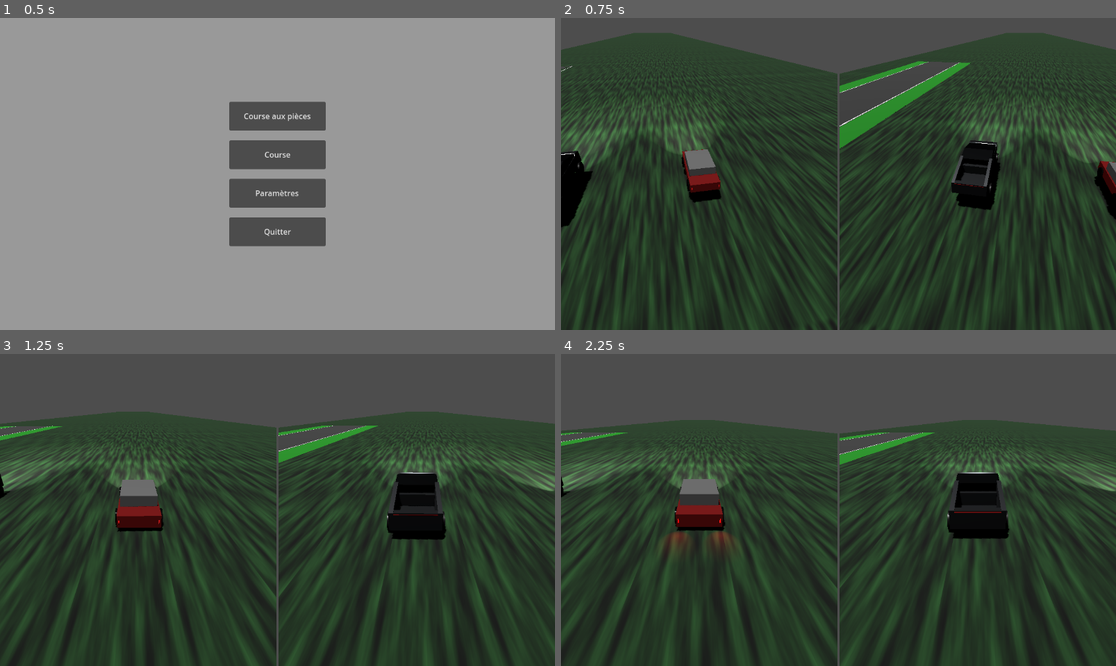
Above: before the commit, frames 1-4 (two rows, left to right).
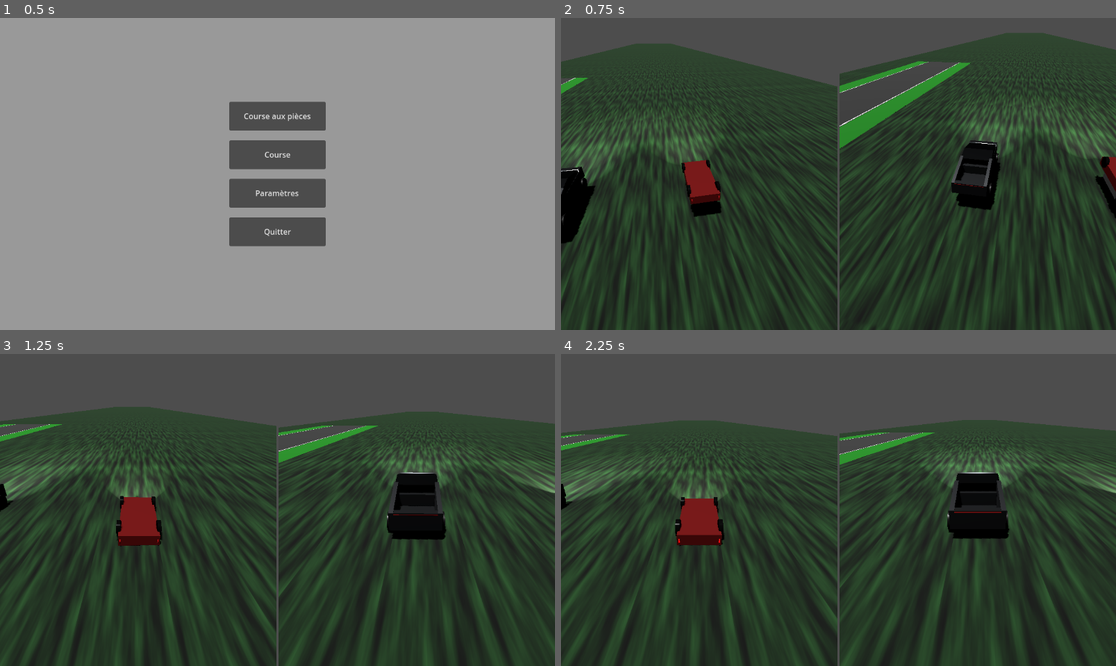
Above: after the commit, the same moments.

Repository: AntoineT01/Cyber-Race
Game: Godot game, scene res://Interface/main_menu.tscn
Two runs of this game, one before a commit and one after it. Both use one fixed random seed, a clock stepped at 60 frames per second and the inputs below.
Inputs:
- Up to frame 1 (0.5 s): no input
- Up to frame 2 (0.75 s): click "Course aux pièces" at 0.5 s
- Up to frame 3 (1.25 s): no input
- Up to frame 4 (2.25 s): tap Enter at 1.25 s; hold D (right_steering_1) 1.28-2.03 s; tap 0 (brake_2) at 1.35 s; hold Q (brake_1) from 2.03 s (still down); tap Left (left_steering_2) at 2.1 s

Frame 1 is identical in both runs. In frame 2, 9.6% of the frame differs, in the area x 0-100%, y 4-100%; in frame 3, 8.3%; in frame 4, 8.1%.

Commit message:
feat: Automatic respawn when falling and when flipped upside down

Diff:
--- a/piece_race.tscn
+++ b/piece_race.tscn
@@ -148,7 +148,7 @@
 mesh = SubResource("BoxMesh_4")
 
 [node name="Voiture1" parent="World" instance=ExtResource("1_abcde")]
-transform = Transform3D(1, 0, 0, 0, 1, 0, 0, 0, 1, -5, 1, 40)
+transform = Transform3D(-0.999764, -0.0217103, 0, 0.0217103, -0.999764, 0, 0, 0, 1, -5, 2.42832, 40)
 collision_layer = 1
 collision_mask = 1
 mass = 40.0
@@ -157,6 +157,7 @@
 throttle_control = "throttle_1"
 brake_control = "brake_1"
 reverse_control = "reverse_1"
+respawn_position = Vector3(-5, 1, 40)
 
 [node name="Voiture2" parent="World" instance=ExtResource("4_buaph")]
 transform = Transform3D(1, 0, 0, 0, 1, 0, 0, 0, 1, 5, 1, 40)
@@ -168,6 +169,8 @@
 throttle_control = "throttle_2"
 brake_control = "brake_2"
 reverse_control = "reverse_2"
+respawn_position = Vector3(5, 1, 40)
+fall_threshold = -5.0
 
 [node name="DirectionalLight3D" type="DirectionalLight3D" parent="World"]
 transform = Transform3D(0.753187, -0.637514, 0.162129, -0.25742, -0.0588394, 0.964507, -0.605347, -0.768189, -0.208426, -18.2136, 17.3425, -18.0214)
--- a/voiture/voiture.gd
+++ b/voiture/voiture.gd
@@ -11,6 +11,12 @@
 
 @export var collision_push_force = 50.0
 
+@export var respawn_position: Vector3 = Vector3(0, 5, 0)  # Position de respawn par défaut
+@export var respawn_rotation: Vector3 = Vector3.ZERO  # Rotation de respawn par défaut (angles d'Euler en radians)
+@export var fall_threshold: float = -10.0  # Seuil de chute en Y
+
+@export var respawn_if_upside_down_time: float = 5.0  # Temps en secondes avant respawn si à l'envers
+
 @onready var left_taillight = $Taillights/LeftTaillight
 @onready var right_taillight = $Taillights/RightTaillight
 @onready var left_brake_light = $LeftBrakeLight
@@ -19,6 +25,9 @@
 var last_collision_force = Vector3.ZERO
 var score = 0
 var brake_light_material: StandardMaterial3D
+
+# Variables pour gérer le respawn lorsqu'à l'envers
+var upside_down_timer: float = 0.0
 
 func _ready():
 	add_to_group("players")
@@ -41,6 +50,18 @@
 
 	# Activation des feux de freinage pour le freinage et la marche arrière
 	set_brake_lights(brake_strength > 0 or reverse > 0)
+
+	# Vérifier si la voiture est tombée
+	if global_transform.origin.y < fall_threshold:
+		respawn()
+
+	# Vérifier si la voiture est à l'envers
+	if is_upside_down():
+		upside_down_timer += _delta
+		if upside_down_timer >= respawn_if_upside_down_time:
+			respawn()
+	else:
+		upside_down_timer = 0.0
 
 func _integrate_forces(_state):
 	if last_collision_force != Vector3.ZERO:
@@ -66,3 +87,28 @@
 
 	left_brake_light.visible = on
 	right_brake_light.visible = on
+
+func respawn():
+	# Réinitialiser la position
+	global_transform.origin = respawn_position
+
+	# Réinitialiser la rotation en utilisant Quat.from_euler
+	var new_quat = Quaternion.from_euler(respawn_rotation)
+	global_transform.basis = Basis(new_quat)
+
+	# Réinitialiser la vélocité et les forces
+	linear_velocity = Vector3.ZERO
+	angular_velocity = Vector3.ZERO
+
+	# Réinitialiser le timer de l'envers
+	upside_down_timer = 0.0
+
+	# Optionnel : Afficher un message ou des effets de respawn
+	print(name + " a été respawné!")
+
+# Fonction pour vérifier si la voiture est à l'envers
+func is_upside_down() -> bool:
+	# Le vecteur up local de la voiture
+	var up_vector = global_transform.basis.y
+	# Seuil pour considérer la voiture comme à l'envers (par exemple, y < 0)
+	return up_vector.y < 0.0
